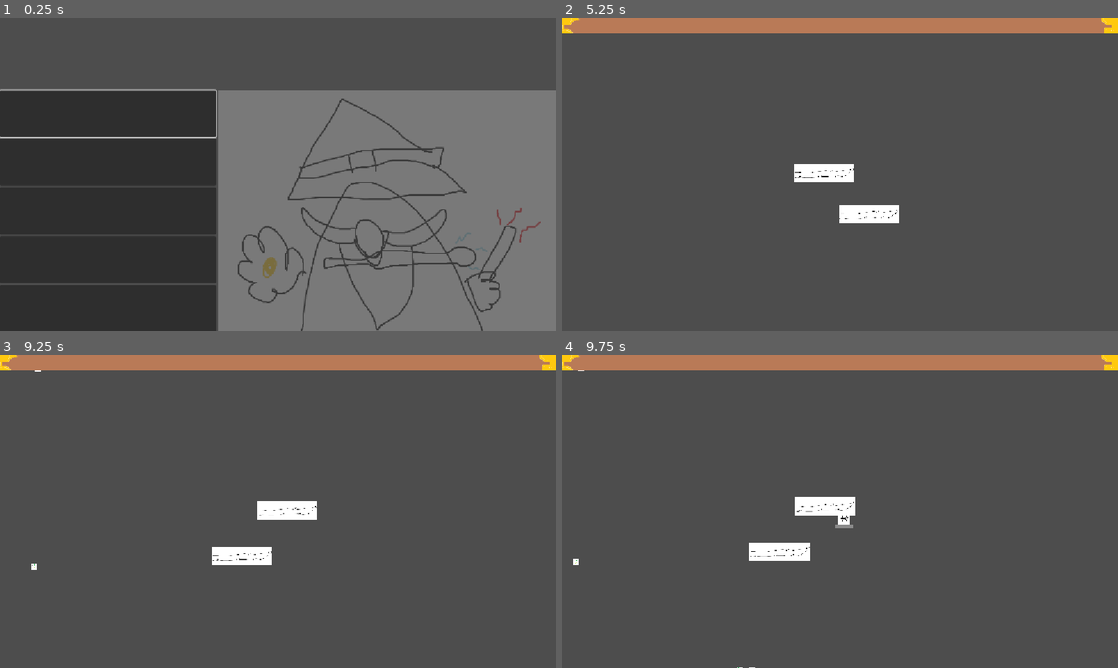
Above: before the commit, frames 1-4 (two rows, left to right).
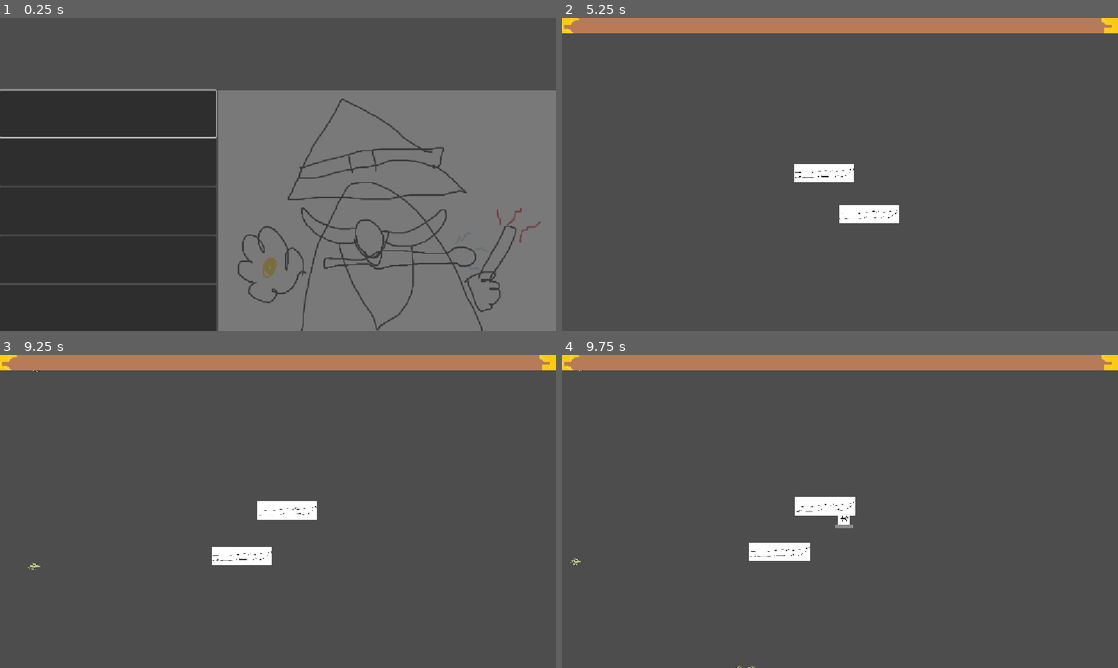
Above: after the commit, the same moments.

Repository: flowerFawn/XP-Based-Leveling
Game: Godot game, scene res://scenes/menu/main_menu.tscn
The game is run twice, just before and just after one commit, with the same random seed, the same clock (stepped at 60 frames per second) and the same inputs. The engine's default icon, where the game draws it, is replaced by a stand-in: a white triangle on a blue panel in a dark square. Sound files missing from this copy of the repository are replaced by a short silence.
Inputs (mouse positions are in pixels of both pictures, inside the frame that each line leads up to):
- Up to frame 1 (0.25 s): no input
- Up to frame 2 (5.25 s): click (667, 115) at 0.5 s; click "Learn" at 1.25 s; tap Enter at 2 s; hold D (player_right) 2.03-2.78 s; hold S (player_down) 2.78-3.53 s; hold D (player_right) 3.53-4.28 s; hold W (player_up) 4.28-5.03 s; hold A (player_left) from 5.03 s (still down)
- Up to frame 3 (9.25 s): release A (player_left) at 6.53 s; hold S (player_down) 6.53-7.28 s; hold D (player_right) 7.28-8.03 s; hold W (player_up) 8.03-8.78 s; hold D (player_right) from 8.78 s (still down)
- Up to frame 4 (9.75 s): release D (player_right) at 9.53 s; hold S (player_down) from 9.53 s (still down)

Frames 1-2 are identical in both runs. In frame 3, less than 0.1% of the frame differs, in the area x 5-8%, y 4-69%; in frame 4, less than 0.1%, in the area x 1-35%, y 4-100%.

Commit message:
setup to allow magic items as well as spells
magic items not implemented, but should now be slightly easier to implement into the same systems as spells

Diff:
--- a/project.godot
+++ b/project.godot
@@ -22,6 +22,7 @@
 
 [display]
 
+window/size/mode=3
 window/stretch/mode="canvas_items"
 
 [global_group]
--- a/resources/enemy types/goblin_type_1.tres
+++ b/resources/enemy types/goblin_type_1.tres
@@ -2,7 +2,7 @@
 
 [ext_resource type="Resource" uid="uid://cj6251nhvsiy8" path="res://resources/movement types/straight_enemy_movement.tres" id="1_nv008"]
 [ext_resource type="Script" uid="uid://58cfsa1tna1q" path="res://scripts/resources/base resources/enemy_type.gd" id="2_ed3jj"]
-[ext_resource type="Texture2D" uid="uid://cf8meehm5l0yh" path="res://assets/placeholders/goblin.png" id="3_ed3jj"]
+[ext_resource type="Texture2D" uid="uid://07whejpe2a7c" path="res://assets/placeholders/endearingly pathetic goblin sprite 1.png" id="3_ownjm"]
 
 [sub_resource type="CircleShape2D" id="CircleShape2D_nv008"]
 radius = 50.0
@@ -15,5 +15,5 @@
 xp_reward = 1.0
 base_health = 10.0
 collision = SubResource("CircleShape2D_nv008")
-sprite = ExtResource("3_ed3jj")
+sprite = ExtResource("3_ownjm")
 metadata/_custom_type_script = "uid://58cfsa1tna1q"
--- a/resources/enemy types/goblin_type_2.tres
+++ b/resources/enemy types/goblin_type_2.tres
@@ -2,7 +2,7 @@
 
 [ext_resource type="Resource" uid="uid://cj6251nhvsiy8" path="res://resources/movement types/straight_enemy_movement.tres" id="1_nckwf"]
 [ext_resource type="Script" uid="uid://58cfsa1tna1q" path="res://scripts/resources/base resources/enemy_type.gd" id="2_8du5s"]
-[ext_resource type="Texture2D" uid="uid://cf8meehm5l0yh" path="res://assets/placeholders/goblin.png" id="3_h0adx"]
+[ext_resource type="Texture2D" uid="uid://07whejpe2a7c" path="res://assets/placeholders/endearingly pathetic goblin sprite 1.png" id="3_0chog"]
 
 [sub_resource type="CircleShape2D" id="CircleShape2D_nv008"]
 radius = 50.0
@@ -15,5 +15,5 @@
 xp_reward = 1.0
 base_health = 8.0
 collision = SubResource("CircleShape2D_nv008")
-sprite = ExtResource("3_h0adx")
+sprite = ExtResource("3_0chog")
 metadata/_custom_type_script = "uid://58cfsa1tna1q"
--- a/resources/enemy types/goblin_type_3.tres
+++ b/resources/enemy types/goblin_type_3.tres
@@ -2,7 +2,7 @@
 
 [ext_resource type="Resource" uid="uid://cj6251nhvsiy8" path="res://resources/movement types/straight_enemy_movement.tres" id="1_5huh1"]
 [ext_resource type="Script" uid="uid://58cfsa1tna1q" path="res://scripts/resources/base resources/enemy_type.gd" id="2_8ncid"]
-[ext_resource type="Texture2D" uid="uid://cf8meehm5l0yh" path="res://assets/placeholders/goblin.png" id="3_8sn4s"]
+[ext_resource type="Texture2D" uid="uid://07whejpe2a7c" path="res://assets/placeholders/endearingly pathetic goblin sprite 1.png" id="3_5huh1"]
 
 [sub_resource type="CircleShape2D" id="CircleShape2D_nv008"]
 radius = 60.0
@@ -15,5 +15,5 @@
 xp_reward = 1.0
 base_health = 12.0
 collision = SubResource("CircleShape2D_nv008")
-sprite = ExtResource("3_8sn4s")
+sprite = ExtResource("3_5huh1")
 metadata/_custom_type_script = "uid://58cfsa1tna1q"
--- a/resources/enemy types/goblin_type_4.tres
+++ b/resources/enemy types/goblin_type_4.tres
@@ -2,7 +2,7 @@
 
 [ext_resource type="Resource" uid="uid://cj6251nhvsiy8" path="res://resources/movement types/straight_enemy_movement.tres" id="1_7jp5l"]
 [ext_resource type="Script" uid="uid://58cfsa1tna1q" path="res://scripts/resources/base resources/enemy_type.gd" id="2_ic3tu"]
-[ext_resource type="Texture2D" uid="uid://cf8meehm5l0yh" path="res://assets/placeholders/goblin.png" id="3_a850a"]
+[ext_resource type="Texture2D" uid="uid://07whejpe2a7c" path="res://assets/placeholders/endearingly pathetic goblin sprite 1.png" id="3_7jp5l"]
 
 [sub_resource type="CircleShape2D" id="CircleShape2D_nv008"]
 radius = 50.0
@@ -15,5 +15,5 @@
 xp_reward = 2.0
 base_health = 20.0
 collision = SubResource("CircleShape2D_nv008")
-sprite = ExtResource("3_a850a")
+sprite = ExtResource("3_7jp5l")
 metadata/_custom_type_script = "uid://58cfsa1tna1q"
--- a/resources/spell/bolt_1.tres
+++ b/resources/spell/bolt_1.tres
@@ -1,7 +1,6 @@
-[gd_resource type="Resource" script_class="SpellBolt" load_steps=5 format=3 uid="uid://ciomfgvjduepp"]
+[gd_resource type="Resource" script_class="SpellBolt" load_steps=4 format=3 uid="uid://ciomfgvjduepp"]
 
 [ext_resource type="Script" uid="uid://cyuaiwt5dess3" path="res://scripts/resources/inherited resources/spells/s_bolt.gd" id="1_tpysc"]
-[ext_resource type="Resource" uid="uid://dduhilr7qte0h" path="res://resources/spell/bolt_2.tres" id="1_w25f6"]
 [ext_resource type="Texture2D" uid="uid://xmadt3jeoget" path="res://assets/placeholders/bolt.png" id="3_v0md5"]
 
 [sub_resource type="CircleShape2D" id="CircleShape2D_w25f6"]
@@ -9,7 +8,6 @@
 
 [resource]
 script = ExtResource("1_tpysc")
-next_upgrade = ExtResource("1_w25f6")
 cooldown = 2.0
 damage = 9.0
 projectile_speed = 40.0
--- a/resources/spell/bolt_2.tres
+++ b/resources/spell/bolt_2.tres
@@ -1,6 +1,5 @@
-[gd_resource type="Resource" script_class="SpellBolt" load_steps=5 format=3 uid="uid://dduhilr7qte0h"]
+[gd_resource type="Resource" script_class="SpellBolt" load_steps=4 format=3 uid="uid://dduhilr7qte0h"]
 
-[ext_resource type="Resource" uid="uid://cvil8snk4wdft" path="res://resources/spell/bolt_3.tres" id="1_psg8p"]
 [ext_resource type="Script" uid="uid://cyuaiwt5dess3" path="res://scripts/resources/inherited resources/spells/s_bolt.gd" id="1_y6wjd"]
 [ext_resource type="Texture2D" uid="uid://xmadt3jeoget" path="res://assets/placeholders/bolt.png" id="2_tm2tl"]
 
@@ -9,13 +8,12 @@
 
 [resource]
 script = ExtResource("1_y6wjd")
-level = 2
-level_description = "Increased damage"
-next_upgrade = ExtResource("1_psg8p")
 cooldown = 2.0
 damage = 10.0
 projectile_speed = 40.0
 projectile_pierce = 1
 shape = SubResource("CircleShape2D_y6wjd")
 texture = ExtResource("2_tm2tl")
+level_description = "Increased damage"
+level = 2
 metadata/_custom_type_script = "uid://cyuaiwt5dess3"
--- a/resources/spell/bolt_3.tres
+++ b/resources/spell/bolt_3.tres
@@ -8,12 +8,12 @@
 
 [resource]
 script = ExtResource("1_ifegb")
-level = 3
-level_description = "Lower Cooldown"
 cooldown = 1.6
 damage = 10.0
 projectile_speed = 40.0
 projectile_pierce = 1
 shape = SubResource("CircleShape2D_y6wjd")
 texture = ExtResource("2_ivx7u")
+level_description = "Lower Cooldown"
+level = 3
 metadata/_custom_type_script = "uid://cyuaiwt5dess3"
--- a/scripts/autoloads/spell_shop.gd
+++ b/scripts/autoloads/spell_shop.gd
@@ -1,5 +1,5 @@
 extends Node
-var spell_option_menu:SpellOptionMenu
+var spell_option_menu:AbilityOptionMenu
 
 var spell_xp:float = 0:
 	set(value):
@@ -9,53 +9,55 @@
 			spell_xp -= next_required_xp
 			next_required_xp *= 2
 			GameInfo.player_level += 1
-			call_deferred(&"award_spell_option")
+			call_deferred(&"award_ability_option")
 			GameInfo.game_ui.xp_progress.value = spell_xp
 			GameInfo.game_ui.xp_progress.max_value = next_required_xp
 var next_required_xp:float = 10
-var current_spell_pool:Array[Spell] = [load("uid://7vmgb80p33sl"),
+var current_ability_pool:Array[Ability] = [load("uid://7vmgb80p33sl"),
 load("uid://ciomfgvjduepp"), load("uid://dh4308dsgb1xc"), load("uid://bb3wur6d4qxcf")]
 
 #Not used outside of testing
 #func award_random_spell() -> void:
 	#for now just fully random what spell you get
-	#if current_spell_pool.is_empty():
+	#if current_ability_pool.is_empty():
 		#return
-	#var new_spell:Spell = pop_random_spell()
+	#var new_spell:Spell = pop_random_ability()
 	#GameInfo.player.add_spell(new_spell)
 	#if new_spell.next_upgrade != null:
 		#add_spell_to_pool(new_spell.next_upgrade)
 
+#region SPELLONLY
+
 ###exclude_list should only ever include spells in the current spell pool. Hopefully. Unless you misuse it KRIS
 ##I don't think kris is ever going to touch the codebase lmao. It will be April who causes these issues (me).
 ##This is important because the detection for not having enough possible spells is based on length
-func get_random_spell(exclude_list:Array[Spell] = []) -> Spell:
-	if len(current_spell_pool) == 0 or len(exclude_list) >= len(current_spell_pool):
+func get_random_ability(exclude_list:Array[Ability] = []) -> Ability:
+	if len(current_ability_pool) == 0 or len(exclude_list) >= len(current_ability_pool):
 		print("Out of spells!!!!!!")
 		return preload("uid://cg8ak1255fvmy")
 	var non_duplicate:bool = false
-	var picked_spell_index:int
+	var picked_ability_index:int
 	while not non_duplicate:
-		picked_spell_index = GameInfo.rnd.randi_range(0, len(current_spell_pool) - 1)
-		if not exclude_list.has(current_spell_pool[picked_spell_index]):
+		picked_ability_index = GameInfo.rnd.randi_range(0, len(current_ability_pool) - 1)
+		if not exclude_list.has(current_ability_pool[picked_ability_index]):
 			non_duplicate = true
-	return current_spell_pool[picked_spell_index]
+	return current_ability_pool[picked_ability_index]
 
-func pop_random_spell() -> Spell:
-	var picked_spell_index:int = GameInfo.rnd.randi_range(0, len(current_spell_pool) - 1)
-	return current_spell_pool.pop_at(picked_spell_index)
+func pop_random_ability() -> Ability:
+	var picked_ability_index:int = GameInfo.rnd.randi_range(0, len(current_ability_pool) - 1)
+	return current_ability_pool.pop_at(picked_ability_index)
 
 
-func add_spell_to_pool(spell:Spell) -> void:
-	current_spell_pool.append(spell)
+func add_ability_to_pool(ability:Ability) -> void:
+	current_ability_pool.append(ability)
 
 
-func give_spell(spell:Spell):
-	current_spell_pool.erase(spell)
-	GameInfo.player.add_spell(spell)
-	if spell.next_upgrade != null:
-		add_spell_to_pool(spell.next_upgrade)
+func give_ability(ability:Ability):
+	current_ability_pool.erase(ability)
+	GameInfo.player.add_ability(ability)
+	if ability.next_upgrade != null:
+		add_ability_to_pool(ability.next_upgrade)
 
 #currently always gives 3, maybe change the count?
-func award_spell_option() -> void:
-	spell_option_menu.show_random_spell_options()
+func award_ability_option() -> void:
+	spell_option_menu.show_random_ability_options()
--- a/scripts/character.gd
+++ b/scripts/character.gd
@@ -86,7 +86,13 @@
 	#spells.erase(spell)
 
 ##Handles starting a spell, and removing a lower upgrade
-func add_spell(spell:Spell) -> void:
+func add_ability(ability:Ability) -> void:
+	if ability is Spell:
+		add_spell(ability)
+	elif ability is MagicItem:
+		add_magic_item(ability)
+
+func add_spell(spell:Spell):
 	if spell.level > 1:
 		for old_spell:Spell in spells.keys():
 			if old_spell.next_upgrade == spell:
@@ -94,5 +100,7 @@
 				break
 	start_spell(spell)
 
+func add_magic_item(magic_item:MagicItem):
+	pass
 
 #endregion
--- /dev/null
+++ b/scripts/resources/base resources/magic_item.gd
@@ -0,0 +1,5 @@
+extends Ability
+class_name MagicItem
+
+##The effect of this magic item.
+@export var magic_item_effect:MagicItemEffect
--- /dev/null
+++ b/scripts/resources/base resources/magic_item_effect.gd
@@ -0,0 +1,8 @@
+extends Resource
+class_name MagicItemEffect
+
+func apply_damage_effect(damage:float):
+	return damage
+
+func affect_player_value():
+	pass
--- /dev/null
+++ b/scripts/resources/base resources/player_ability.gd
@@ -0,0 +1,23 @@
+extends FunctionalResource
+class_name Ability
+##A class containing common exports between spells and magic items
+##Abilities includes both spells and magic items.
+@export_group("Technical")
+##The second half of the description in menus, unique to each level. this is added to the end of the description
+##The part before this is the base description, set in the class itself
+@export var level_description:String
+##The level of this spell, starting at 1. Important for removing the previous level of spell, and menus
+@export_range(1, 20) var level:int  = 1
+
+
+##The Image used in the menu
+@export var icon:Texture2D
+##The ability that will be added to the ability pool when this ability is chosen. If left null there are no more upgrades to this ability
+@export var next_upgrade:Ability
+
+#these values should be updated in the _init() of each inherited ability class
+##Description of the spell itself, shown in menus
+var base_description:String = "Base ability class that others inherit from.
+ If you're seeing this, the description of a spell/magic item wasn't set properly"
+##Name of the spell in text, shown in menus
+var ability_name:String = "Test Ability (why can you see this?)"
--- a/scripts/resources/base resources/spell.gd
+++ b/scripts/resources/base resources/spell.gd
@@ -1,17 +1,9 @@
-extends FunctionalResource
+extends Ability
 class_name Spell
 ##The resource used for spells that are repeatedly cast as attacks. Contains the functions to cast the spell.
 ##These variables tend to be used differently by different spells, and not all fields will be used by all spells.
-@export_group("Technical")
-##The level of this spell, starting at 1. Important for removing the previous level of spell, and menus
-@export_range(1, 20) var level:int  = 1
-##The second half of the description in menus, unique to each level. this is added to the end of the description
-##The part before this is the base description, set in the class itself
-@export var level_description:String
-##The Image used in
-@export var icon:Texture2D
-##The spell that will be added to the spell pool when this spell is chosen. If left null there are no more upgrades to this spell
-@export var next_upgrade:Spell
+
+
 @export_group("Effects")
 ##Time in seconds between the cast being called. if this is set to 0, it will only be cast once
 @export var cooldown:float
@@ -32,12 +24,7 @@
 ##Scale that may be used with a purely visual effect
 @export var visual_scale:float = 1
 
-#these values should be updated in the _init() of each inherited spell class
-##Description of the spell itself, shown in menus
-var base_description:String = "Base spell class that others inherit from.
-Contains many useful subroutines. If you're seeing this, the description of a spell wasn't set properly"
-##Name of the spell in text, shown in menus
-var spell_id:String = "Test Spell (why can you see this?)"
+
 
 func cast(player:Player, spell_handler:SpellHandler) -> void:
 	print("A")
--- a/scripts/resources/inherited resources/spells/s_bolt.gd
+++ b/scripts/resources/inherited resources/spells/s_bolt.gd
@@ -2,7 +2,7 @@
 class_name SpellBolt
 
 func _init() -> void:
-	spell_id = "Bolt"
+	ability_name = "Bolt"
 	base_description = "Shoots a bolt"
 
 func cast(player:Player, spell_handler:SpellHandler) -> void:
--- a/scripts/resources/inherited resources/spells/s_earthquake.gd
+++ b/scripts/resources/inherited resources/spells/s_earthquake.gd
@@ -2,7 +2,7 @@
 class_name SpellEarthquake
 
 func _init() -> void:
-	spell_id = "Earthquake"
+	ability_name = "Earthquake"
 	base_description = "Creates a localised earthquake around you, damaging nearby enemies"
 
 func cast(player:Player, spell_handler:SpellHandler) -> void:
--- a/scripts/resources/inherited resources/spells/s_shard.gd
+++ b/scripts/resources/inherited resources/spells/s_shard.gd
@@ -3,7 +3,7 @@
 
 
 func _init() -> void:
-	spell_id = "Shard"
+	ability_name = "Shard"
 	base_description = "Shoots flurry of shards in all directions, randomly"
 
 func cast(player:Player, spell_handler:SpellHandler) -> void:
--- a/scripts/resources/inherited resources/spells/s_windslash.gd
+++ b/scripts/resources/inherited resources/spells/s_windslash.gd
@@ -2,7 +2,7 @@
 class_name SpellWindSlash
 
 func _init() -> void:
-	spell_id = "Wind Slash"
+	ability_name = "Wind Slash"
 	base_description = "Create a slash of wind"
 
 func cast(player:Player, spell_handler:SpellHandler) -> void:
--- a/scripts/spell_option_box.gd
+++ b/scripts/spell_option_box.gd
@@ -1,22 +1,22 @@
 extends VBoxContainer
-class_name SpellOptionBox
+class_name AbilityOptionBox
 
-signal spell_picked(spell:Spell)
+signal ability_picked(ability:Ability)
 
 @export var name_label:Label
 @export var icon:TextureRect
 @export var desc_label:RichTextLabel
 @export var button:Button
-var represents_spell:Spell
+var represents_ability:Ability
 
-func set_spell(spell:Spell):
-	represents_spell = spell
-	icon.texture = spell.icon
-	name_label.text = "%s-(%s)" % [spell.spell_id, str(spell.level)]
-	desc_label.text = spell.base_description + "\n" + spell.level_description
+func set_ability(ability:Ability):
+	represents_ability = ability
+	icon.texture = ability.icon
+	name_label.text = "%s-(%s)" % [ability.ability_name, str(ability.level)]
+	desc_label.text = ability.base_description + "\n" + ability.level_description
 
 func _on_spell_button_pressed() -> void:
-	emit_signal("spell_picked", represents_spell)
+	emit_signal("ability_picked", represents_ability)
 
 func select_box() -> void:
 	button.grab_focus()
--- a/scripts/spell_option_menu.gd
+++ b/scripts/spell_option_menu.gd
@@ -1,43 +1,43 @@
 extends HBoxContainer
-class_name SpellOptionMenu
-const SPELL_OPTION_BOX:PackedScene = preload("uid://cs5x04qv7e47i")
+class_name AbilityOptionMenu
+const ability_OPTION_BOX:PackedScene = preload("uid://cs5x04qv7e47i")
 
 func _input(event: InputEvent) -> void:
 	pass
 
-##The different spells will be unique
-func show_random_spell_options(option_count:int = 3) -> void:
+##The different abilitys will be unique
+func show_random_ability_options(option_count:int = 3) -> void:
 	get_tree().paused = true
-	var new_spell_option_box:SpellOptionBox
+	var new_ability_option_box:AbilityOptionBox
 	visible = true
-	var spells_already_picked:Array[Spell]
-	var spell:Spell
+	var abilitys_already_picked:Array[Ability]
+	var ability:Ability
 	for n in range(0, option_count):
-		spell = SpellShop.get_random_spell(spells_already_picked)
-		spells_already_picked.append(spell)
-		new_spell_option_box = SPELL_OPTION_BOX.instantiate()
-		new_spell_option_box.set_spell(spell)
-		new_spell_option_box.spell_picked.connect(spell_chosen)
-		add_child(new_spell_option_box)
-	var first_box:SpellOptionBox = get_child(0)
+		ability = SpellShop.get_random_ability(abilitys_already_picked)
+		abilitys_already_picked.append(ability)
+		new_ability_option_box = ability_OPTION_BOX.instantiate()
+		new_ability_option_box.set_ability(ability)
+		new_ability_option_box.ability_picked.connect(spell_chosen)
+		add_child(new_ability_option_box)
+	var first_box:AbilityOptionBox = get_child(0)
 	first_box.select_box()
 
-func show_set_spell_options(spells:Array[Spell]):
+func show_set_spell_options(abilities:Array[Ability]):
 	get_tree().paused = true
-	var new_spell_option_box:SpellOptionBox
+	var new_ability_option_box:AbilityOptionBox
 	visible = true
-	for spell in spells:
-		new_spell_option_box = SPELL_OPTION_BOX.instantiate()
-		new_spell_option_box.set_spell(spell)
-		new_spell_option_box.spell_picked.connect(spell_chosen)
-		add_child(new_spell_option_box)
-	var first_box:SpellOptionBox = get_child(0)
+	for ability in abilities:
+		new_ability_option_box = ability_OPTION_BOX.instantiate()
+		new_ability_option_box.set_spell(ability)
+		new_ability_option_box.spell_picked.connect(spell_chosen)
+		add_child(new_ability_option_box)
+	var first_box:AbilityOptionBox = get_child(0)
 	first_box.select_box()
 
 
-func spell_chosen(spell:Spell):
+func spell_chosen(ability:Ability):
 	for child in get_children():
 		child.queue_free()
-	SpellShop.give_spell(spell)
+	SpellShop.give_ability(ability)
 	visible = false
 	get_tree().paused = false
--- a/scripts/world_controller.gd
+++ b/scripts/world_controller.gd
@@ -4,11 +4,11 @@
 @export var enemy_holder:Node2D
 @export var game_controller:Node
 @export var game_ui:InGameUI
-@export var spell_option_menu:SpellOptionMenu
+@export var spell_option_menu:AbilityOptionMenu
 
 func _ready() -> void:
 	GameInfo.projectile_holder = projectile_holder
 	GameInfo.enemy_holder = enemy_holder
 	GameInfo.game_ui = game_ui
 	SpellShop.spell_option_menu = spell_option_menu
-	SpellShop.award_spell_option()
+	SpellShop.award_ability_option()
Not shown, added: scripts/resources/base resources/magic_item.gd.uid
Not shown, added: scripts/resources/base resources/magic_item_effect.gd.uid
Not shown, added: scripts/resources/base resources/player_ability.gd.uid
